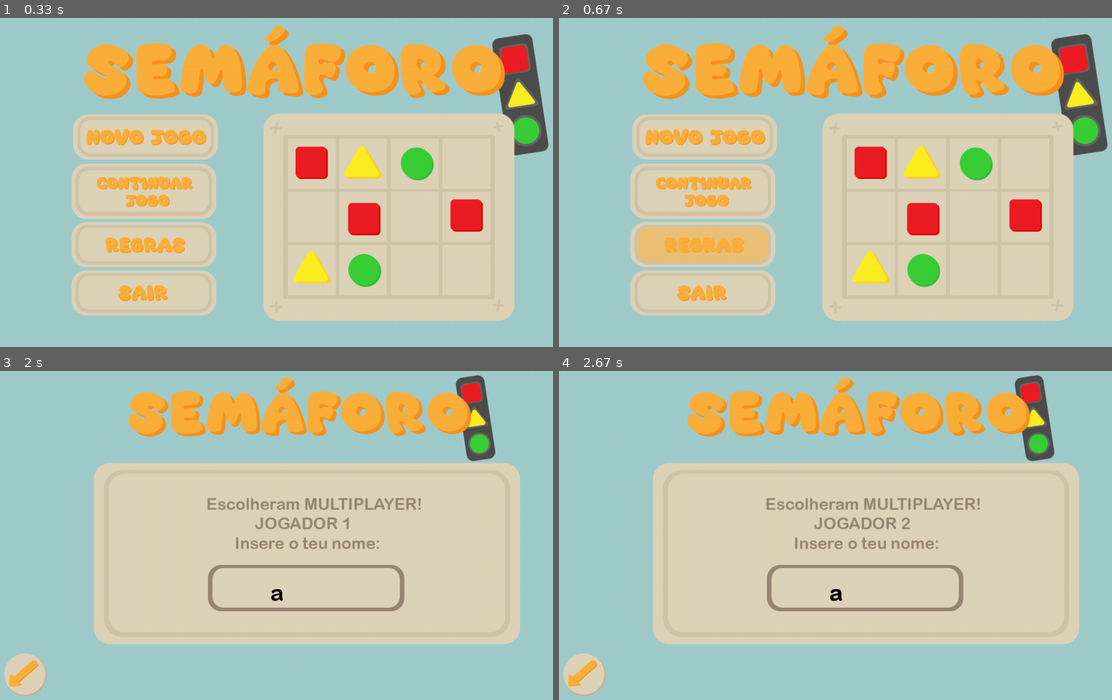
Above: before the commit, frames 1-4 (two rows, left to right).
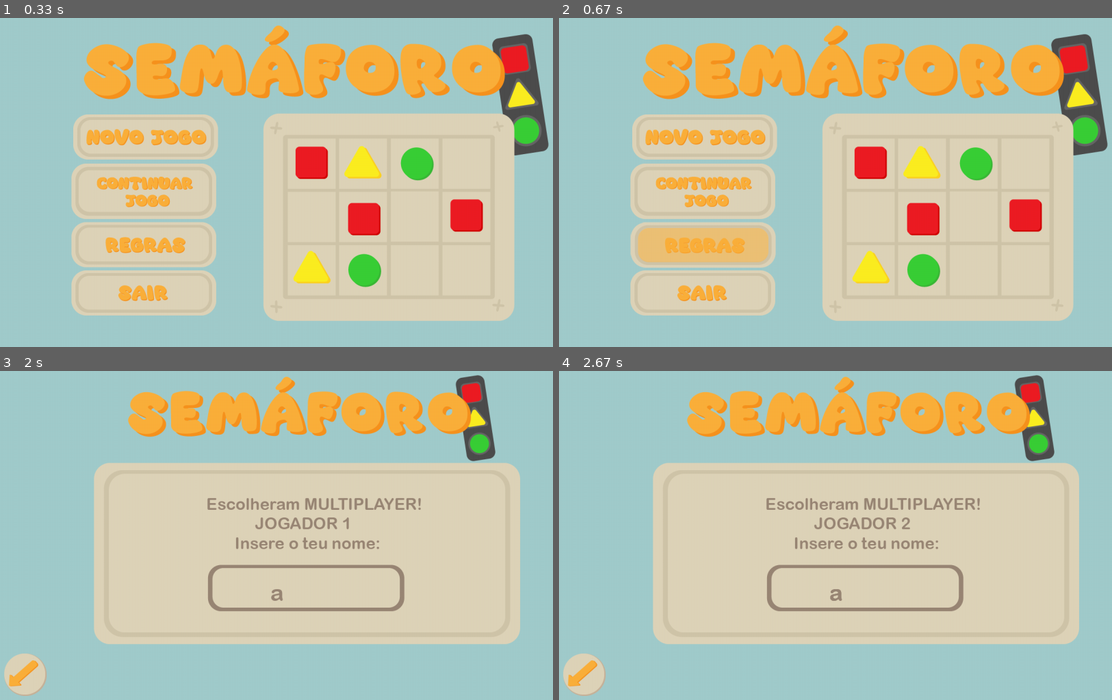
Above: after the commit, the same moments.

Repository: FranciscoMotaa/Trabalho-de-Lab-Semaforos
Game: pygame game, started from Semáforos/MAIN.py
The game is run twice, just before and just after one commit, with the same random seed, the same clock (stepped at 60 frames per second) and the same inputs.
Inputs (mouse positions are in pixels of both pictures, inside the frame that each line leads up to):
- Up to frame 1 (0.33 s): no input
- Up to frame 2 (0.67 s): press the mouse at (636, 139) at 0.37 s; move the mouse to (697, 195) at 0.47 s; release the mouse at (758, 254) at 0.6 s
- Up to frame 3 (2 s): press the mouse at (143, 496) at 0.7 s; move the mouse to (320, 551) at 0.8 s; release the mouse at (503, 611) at 0.93 s; press the mouse at (403, 574) at 1.03 s; move the mouse to (370, 551) at 1.13 s; release the mouse at (331, 528) at 1.27 s; press the mouse at (304, 588) at 1.43 s; move the mouse to (409, 604) at 1.53 s; move the mouse to (514, 624) at 1.63 s; release the mouse at (514, 624) at 1.67 s; type "a" at 1.97 s
- Up to frame 4 (2.67 s): type "nn" at 2.07 s; tap Enter at 2.3 s; type "a" at 2.53 s

Frame 1 is identical in both runs. In frame 2, 0.2% of the frame differs, in the area x 12-40%, y 62-76%; in frame 3, less than 0.1%; in frame 4, less than 0.1%.

Commit message:
nao sei fazer umas merdas

Diff:
--- a/Semáforos/MAIN.py
+++ b/Semáforos/MAIN.py
@@ -47,7 +47,7 @@
             pygame.time.delay(400)
             tela.blit(fundo, (0,0))
 
-            fonte = pygame.font.Font("arlrdbd.ttf", 50)
+            fonte = pygame.font.Font("arlrdbd.ttf", 55)
             mensagem = ""
             if gt=="single":
                 mensagem = nome
@@ -57,8 +57,8 @@
                 for n in nomes:
                     if n == ult:
                         mensagem = n
-            texto_formatado = fonte.render(mensagem, True, (0,0,0))
-            tela.blit(texto_formatado, (100, 372))
+            texto_formatado = fonte.render(mensagem, True, (83, 71, 65))
+            tela.blit(texto_formatado, (494 , 427))
             pygame.display.update()
             for event in pygame.event.get():
                 if event.type == QUIT:
@@ -161,7 +161,7 @@
                     user_text = user_text[:-1]
                 else:
                     user_text += event.unicode
-        text_surface = fonte.render(user_text, True, (0, 0, 0))
+        text_surface = fonte.render(user_text, True, (153,134, 117))
         tela.blit(text_surface, (input_rect.x + 134, input_rect.y + 30))
         input_rect.w = max(435, text_surface.get_width() + 10)
         pygame.display.update()
@@ -177,6 +177,10 @@
     area_sair_escolhaNomes = pygame.Rect(13, 665, 100, 100)
     multiplayer_botao = pygame.Rect(735, 450, 339, 86)
     fundo=pygame.image.load("escolher tipo de jogo.png")
+
+    singlecarregado= pygame.image.load("singleplayer botao.png")
+    multicarregado= pygame.image.load("multiplayer botao.png")
+
     tela.blit(fundo, (0,0))
     pygame.display.update()
     while True:
@@ -195,6 +199,12 @@
                 elif multiplayer_botao.collidepoint(mouse_pos):
                     som_click()
                     nome_multiplayer(tela,matriz)
+        if single_botao.collidepoint(pygame.mouse.get_pos()):
+            tela.blit(singlecarregado,(306.99, 426.3037))
+        elif multiplayer_botao.collidepoint(pygame.mouse.get_pos()):
+            tela.blit(multicarregado,(708.4869, 425.9923))
+
+        pygame.display.update()
 
 def nome_multiplayer(tela,matriz):
     fundo = pygame.image.load("nome jogador 1.png")
@@ -236,7 +246,7 @@
                     user_text = user_text[:-1]
                 else:
                     user_text += event.unicode
-        text_surface = fonte.render(user_text, True, (0, 0, 0))
+        text_surface = fonte.render(user_text, True, (153,134, 117))
         tela.blit(text_surface, (input_rect.x + 134, input_rect.y + 30))
         input_rect.w = max(435, text_surface.get_width() + 10)
         pygame.display.update()
@@ -271,7 +281,7 @@
                     user_text = user_text[:-1]
                 else:
                     user_text += event.unicode
-        text_surface = fonte.render(user_text, True, (0, 0, 0))
+        text_surface = fonte.render(user_text, True, (153,134, 117))
         tela.blit(text_surface, (input_rect.x + 134, input_rect.y + 30))
         input_rect.w = max(435, text_surface.get_width() + 10)
         pygame.display.update()
@@ -1087,13 +1097,13 @@
                     pygame.quit()
                     exit()
         if area_novo_jogo.collidepoint(pygame.mouse.get_pos()):
-            tela.blit(botaonovojogo,(167,251))
+            tela.blit(botaonovojogo,(167,252))
         elif area_continuar_jogo.collidepoint(pygame.mouse.get_pos()):
-            tela.blit(botaocontinuarjogo,(162,361))
+            tela.blit(botaocontinuarjogo,(163,361))
         elif area_regras.collidepoint(pygame.mouse.get_pos()):
-            tela.blit(botaoregras,(162,490))
+            tela.blit(botaoregras,(163,491))
         elif area_sair.collidepoint(pygame.mouse.get_pos()):
-            tela.blit(botaosair,(162,597))
+            tela.blit(botaosair,(163,598))
 
         pygame.display.update()
 
--- a/Semáforos/tempCodeRunnerFile.py
+++ b/Semáforos/tempCodeRunnerFile.py
@@ -1 +1 @@
-f
+70,154,134
--- a/matriz.txt
+++ b/matriz.txt
@@ -1 +1 @@
-[[1, 1, 1, 0], [0, 1, 0, 0], [0, 0, 0, 0]]
+[[0, 0, 0, 0], [0, 0, 1, 1], [0, 1, 1, 1]]
--- a/nome.txt
+++ b/nome.txt
@@ -1 +1 @@
-Sabad
+dddd
